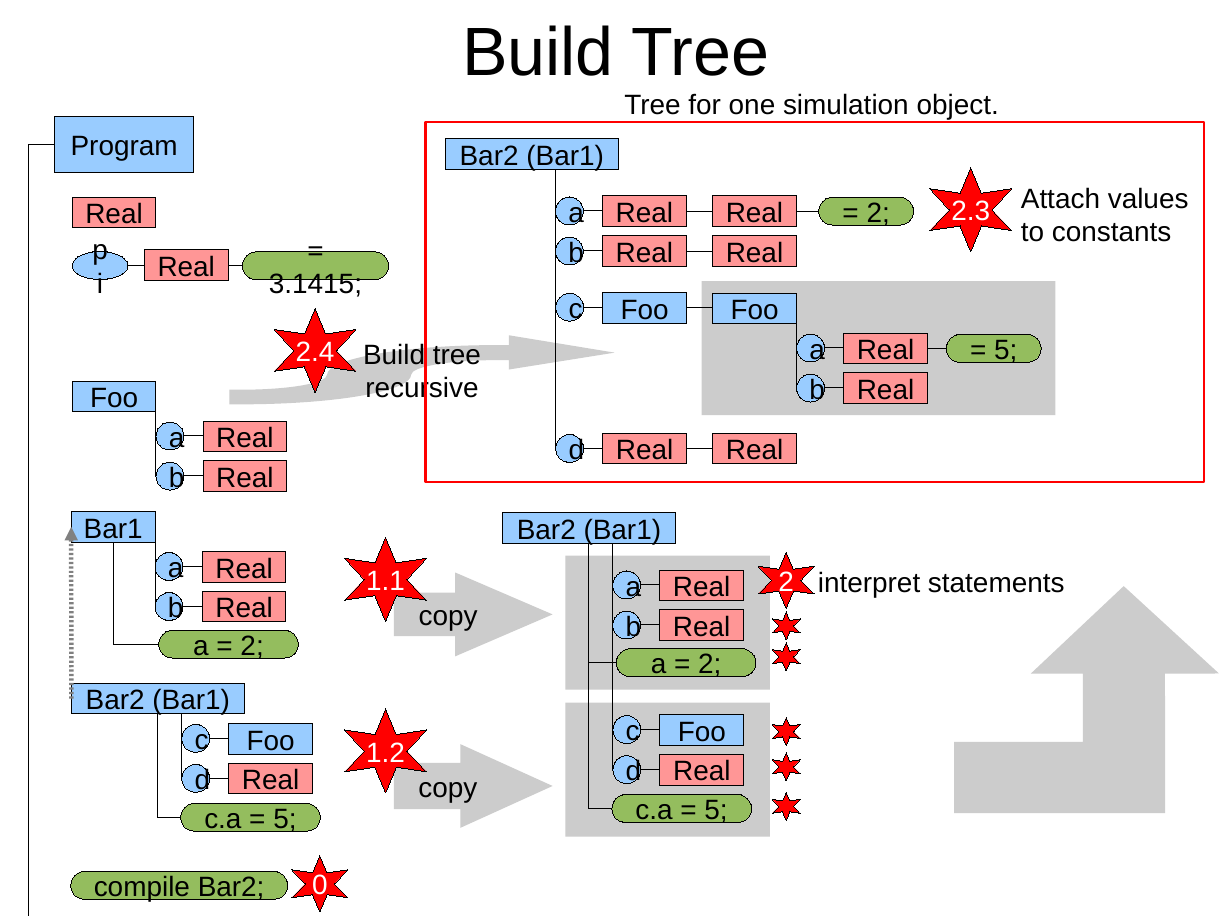
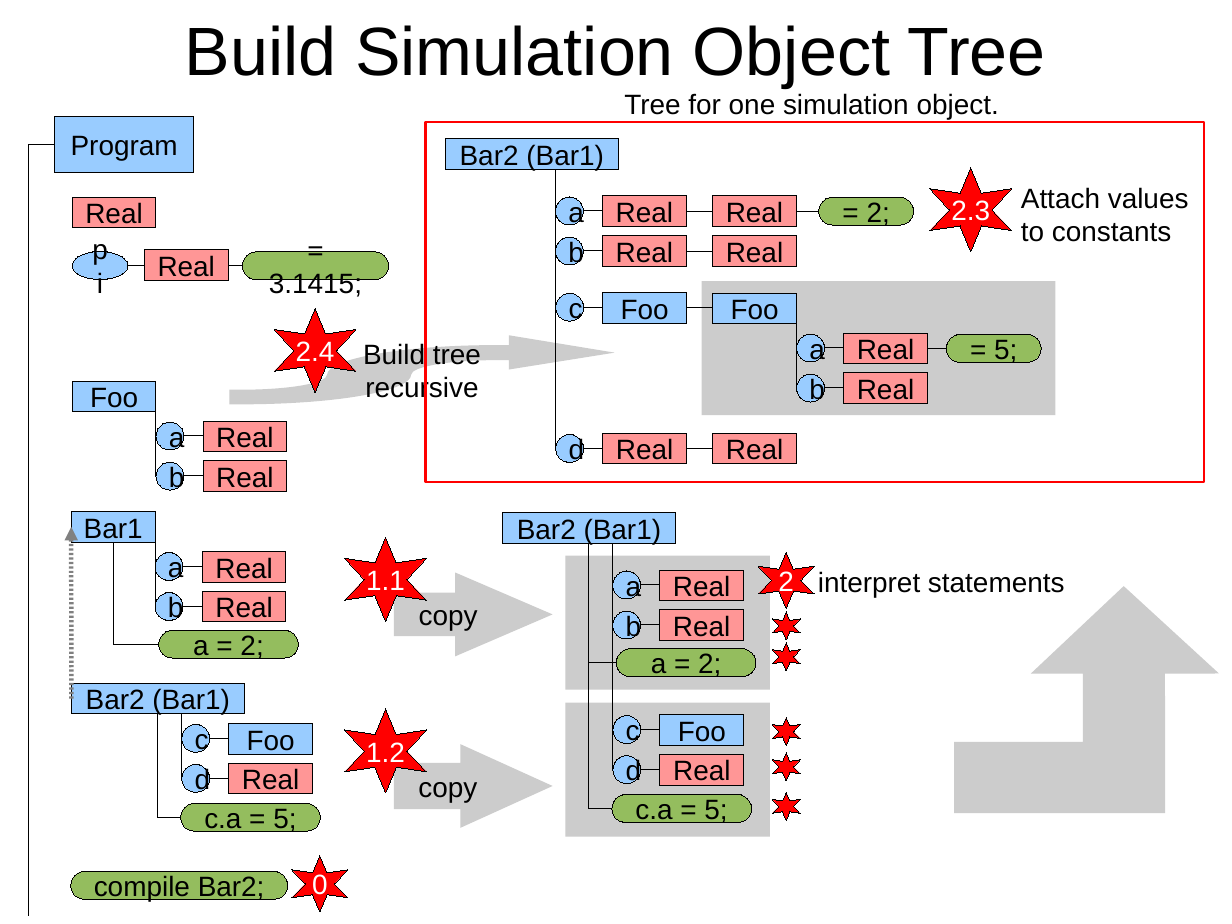
Before and after one commit to eike-welk/freeode, a slide deck: slide 9 of freeode_py/SIML Compiler Outline.odp (slide 8 before the commit). Drawn at 1232x924 pixels with LibreOffice and Linux fonts; fonts in the diff are those of the drawing. Boxes give left, top, right and bottom in pixels: in the first picture for what was removed or moved away, otherwise in the second. Text is boxed around its words. In the diff, an @@ line names an element or a change of style, - is before the commit and + after.

```diff
--- a/freeode_py/SIML Compiler Outline.odp
+++ b/freeode_py/SIML Compiler Outline.odp
@@ title at (x1=185, y1=25, x2=1046, y2=87): text changed @@
-Build Tree
+Build Simulation Object Tree
```
Also in this commit, not shown: 1 slide added, 4 other files.
